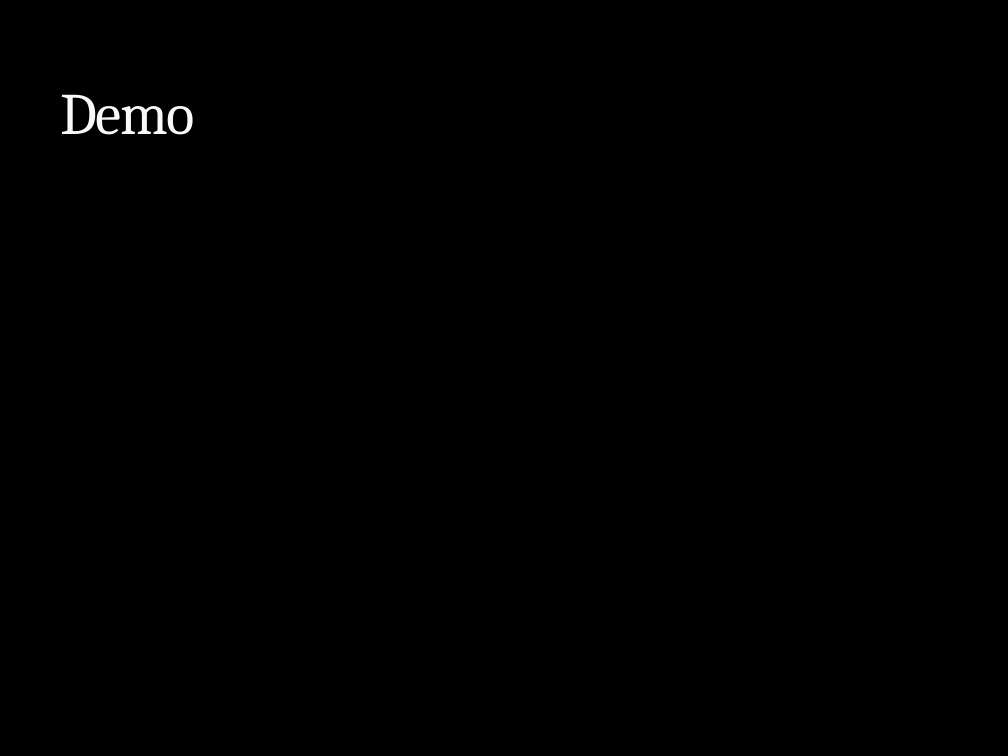
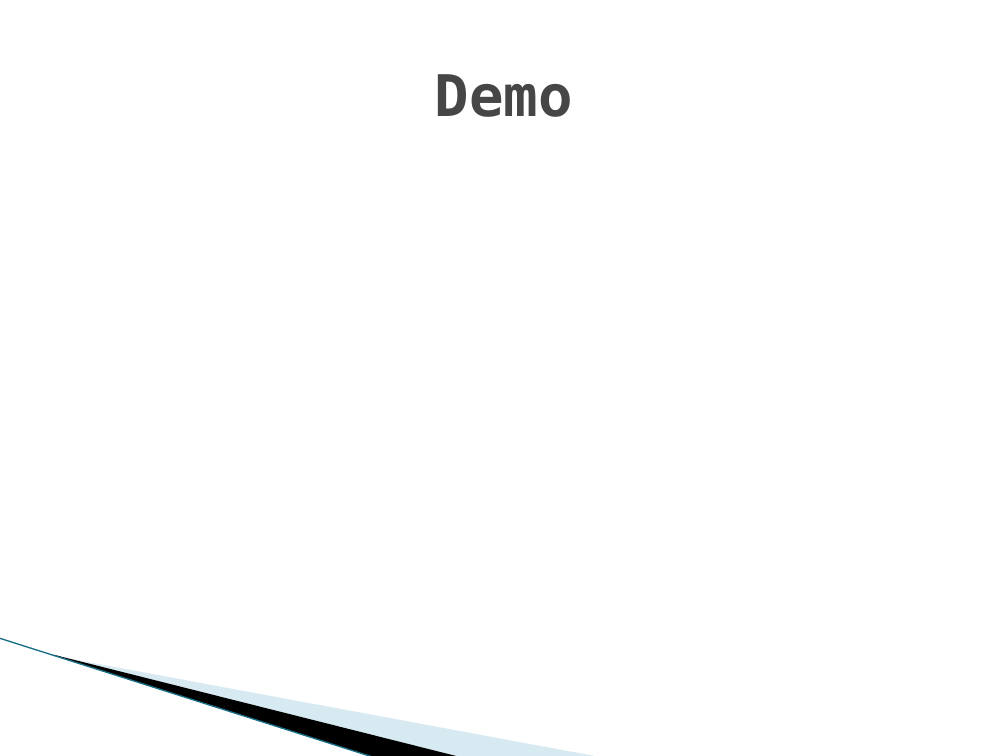
Before and after one commit to SunriseBolt/Strategy-Game, a slide deck: slide 5 of Strat of the Ages.pptx (slide 6 before the commit). Drawn at 1008x756 pixels with LibreOffice and Linux fonts; fonts in the diff are those of the drawing; background and template pictures are left out. Boxes give left, top, right and bottom in pixels: in the first picture for what was removed or moved away, otherwise in the second. Text is boxed around its words. In the diff, an @@ line names an element or a change of style, - is before the commit and + after.

```diff
--- a/Strat of the Ages.pptx
+++ b/Strat of the Ages.pptx
@@ background picture (left out) to #FFFFFF @@
@@ title "Demo": place and size @@
-title "Demo" at (60, 94, 195, 135)
+title "Demo" at (435, 74, 573, 117)
@@ title "Demo" at (435, 74, 573, 117): size 42 to 41 pt, font Cambria to DejaVu Sans Mono, text colour #F9F9F9 to #464646, letter spacing -1 to 0 pt, letter outline #3C4422 0.25 pt to none, bold on; alignment left to centre; vertical alignment bottom to middle @@
@@ line added from (0, 638) to (374, 756), #97C5D8 0.95 pt @@
@@ freeform shape added at (53, 654, 461, 756), fill #000000 @@
@@ freeform shape added at (55, 655, 600, 756), fill #A0CBDC at 40% opacity @@
```
Also in this commit, not shown: 3 other slides changed, 4 slides added, 5 slides removed, 1 other file.
